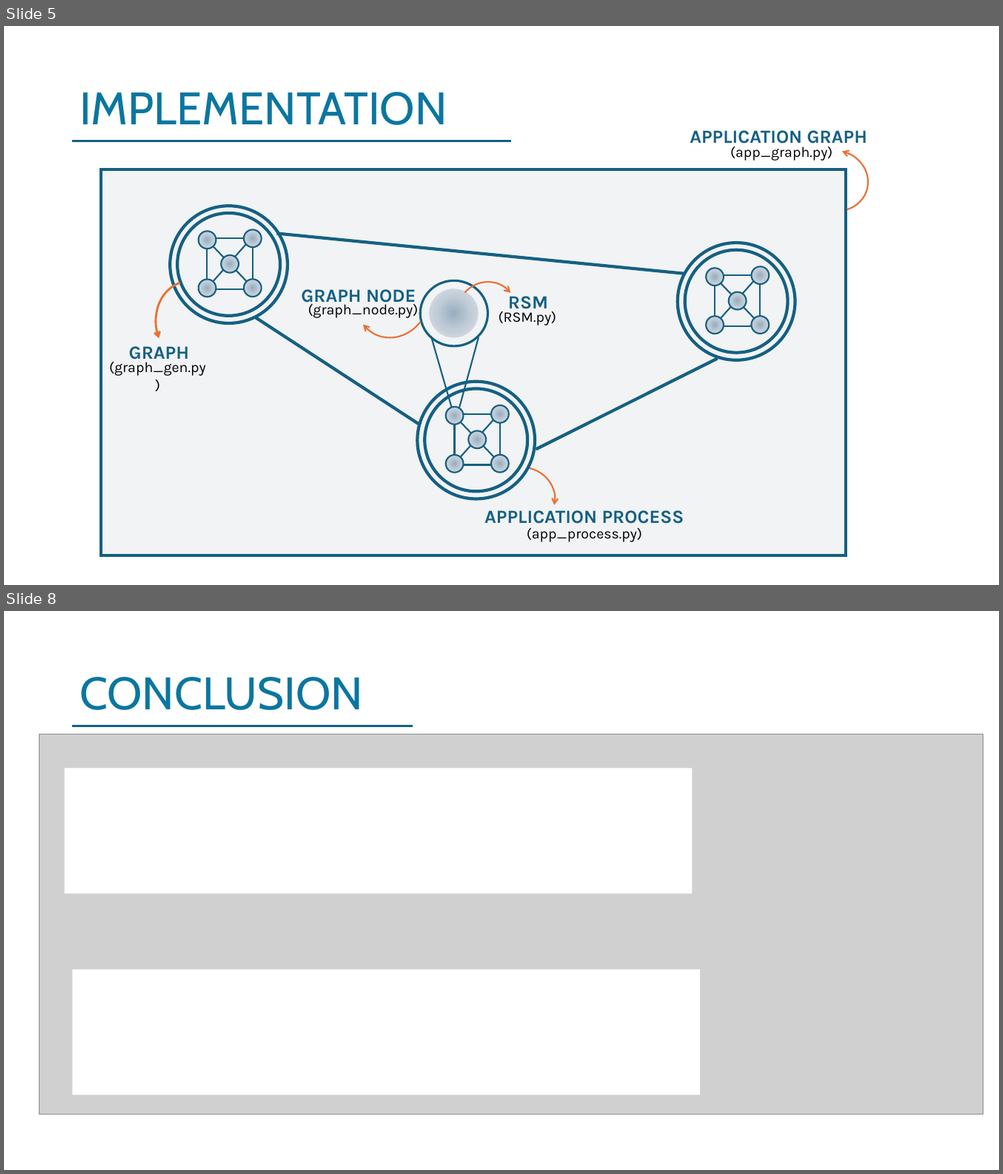
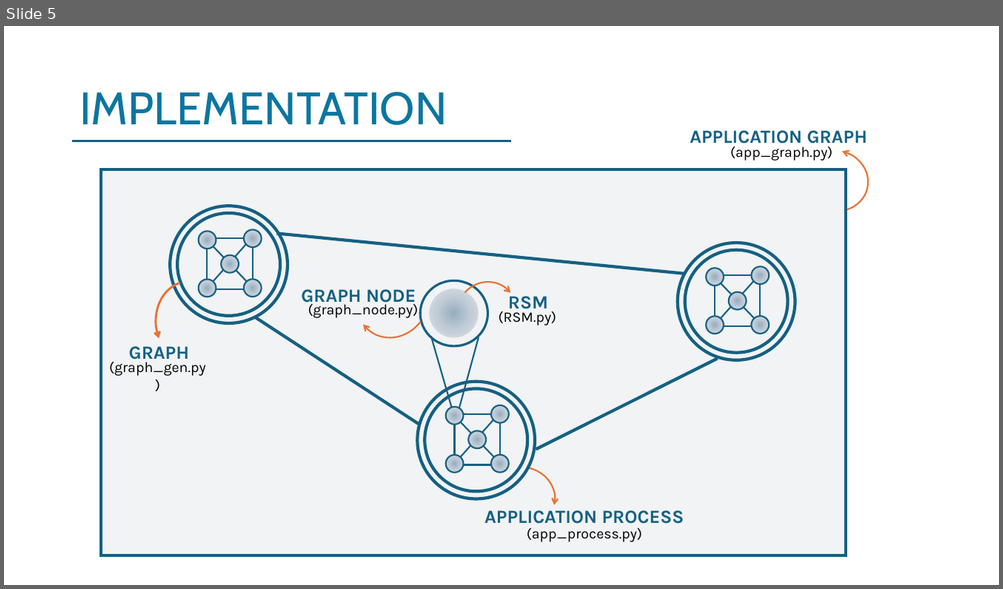
Before and after one commit to Teoz00/progettoDDS, a slide deck: DDS Presentation .pptx. Shown one above the other, each under a label of ours: slides 5 and 8 before the commit, slide 5 after it; the slides between them are not shown. The pictures are 1003x1174 and 1003x589 pixels, drawn with LibreOffice and Linux fonts; fonts in the diff are those of the drawing; grey boxes stand for pictures. Boxes give left, top, right and bottom in pixels: in the first picture for what was removed or moved away, otherwise in the second. Text is boxed around its words. In the diff, an @@ line names an element or a change of style, - is before the commit and + after.

```diff
--- a/DDS Presentation .pptx
+++ b/DDS Presentation .pptx
@@ slide 8 removed at (x1=4, y1=611, x2=999, y2=1170), background #FFFFFF @@
@@ title removed at (x1=79, y1=677, x2=362, y2=710) @@
-CONCLUSION
@@ picture removed at (x1=39, y1=735, x2=984, y2=1116) @@
@@ line removed from (73, 726) to (413, 726) @@
@@ rectangle removed at (x1=65, y1=769, x2=692, y2=894) @@
@@ rectangle removed at (x1=73, y1=970, x2=700, y2=1095) @@
```
Also in this commit, not shown: 1 slide changed, 5 slides added, 2 other slides removed, 1 other file.
